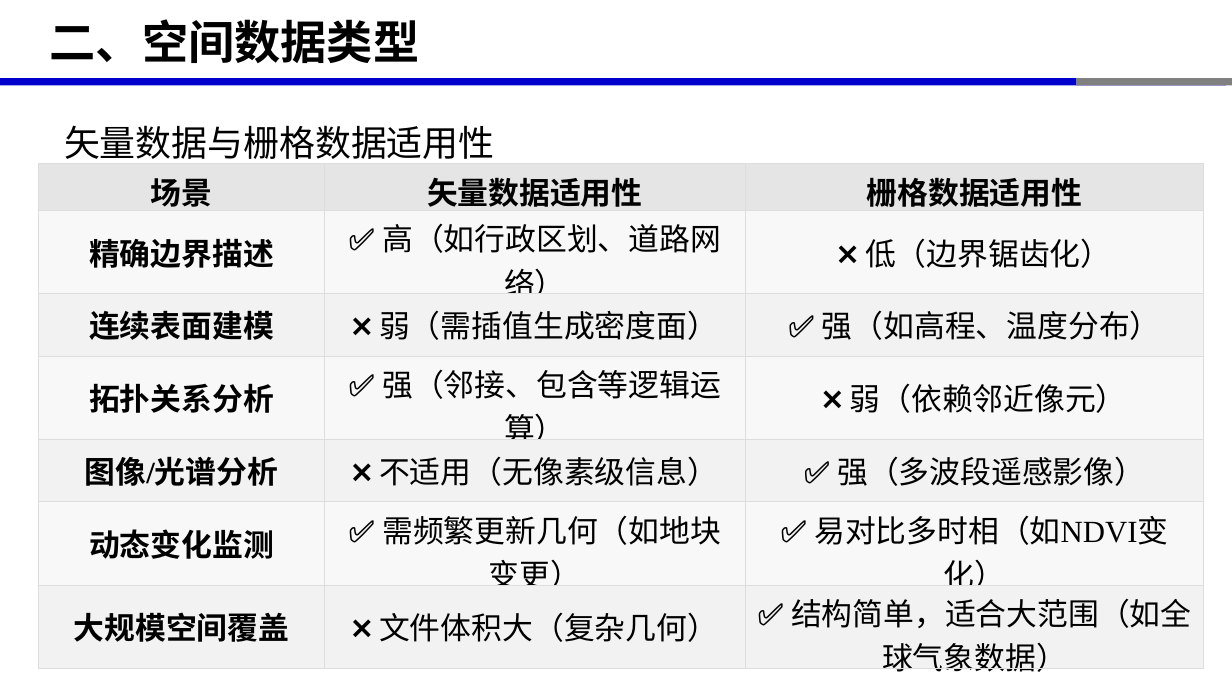
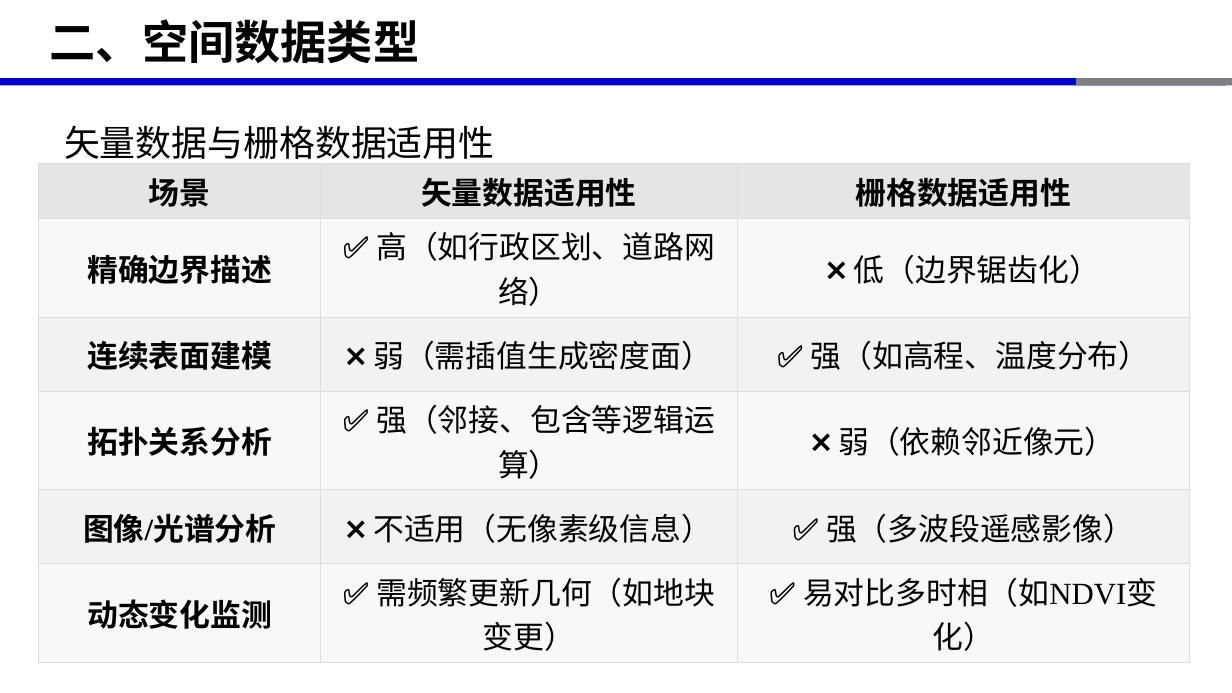
Before and after one commit to xinluo2018/spatial-data-processing, a slide deck: slide 25 of 第1章-空间数据简介/第1节-空间数据基本概念-2学时.pptx (slide 24 before the commit). Drawn at 1232x693 pixels with LibreOffice and Linux fonts; fonts in the diff are those of the drawing. Boxes give left, top, right and bottom in pixels: in the first picture for what was removed or moved away, otherwise in the second. Text is boxed around its words. In the diff, an @@ line names an element or a change of style, - is before the commit and + after.

```diff
--- a/第1章-空间数据简介/第1节-空间数据基本概念-2学时.pptx
+++ b/第1章-空间数据简介/第1节-空间数据基本概念-2学时.pptx
@@ table at (39, 164, 1189, 662) @@
-row 7: 大规模空间覆盖 | ❌ 文件体积大（复杂几何） | ✅ 结构简单，适合大范围（如全球气象数据）
@@ table: place and size @@
-table at (39, 164, 1203, 676)
+table at (39, 164, 1189, 662)
```
Also in this commit, not shown: 2 other slides changed, 1 slide added, 10 other files.
